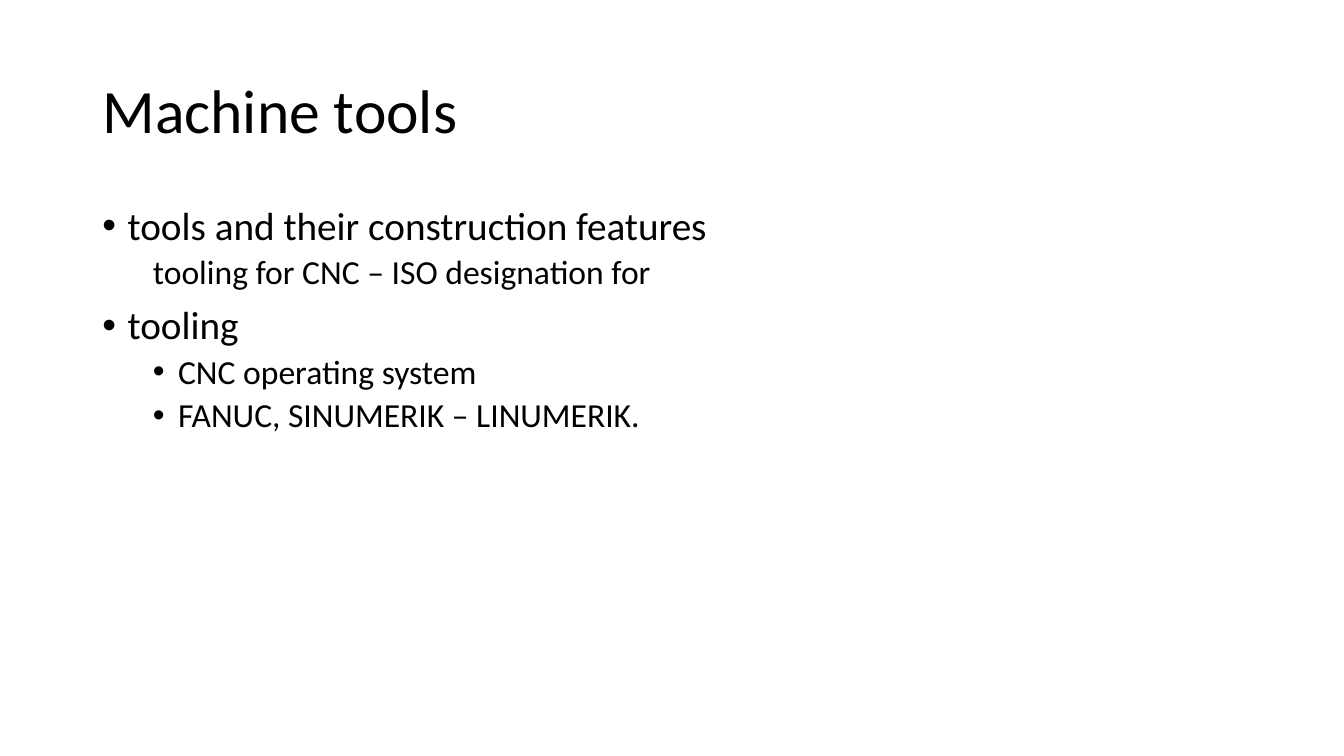
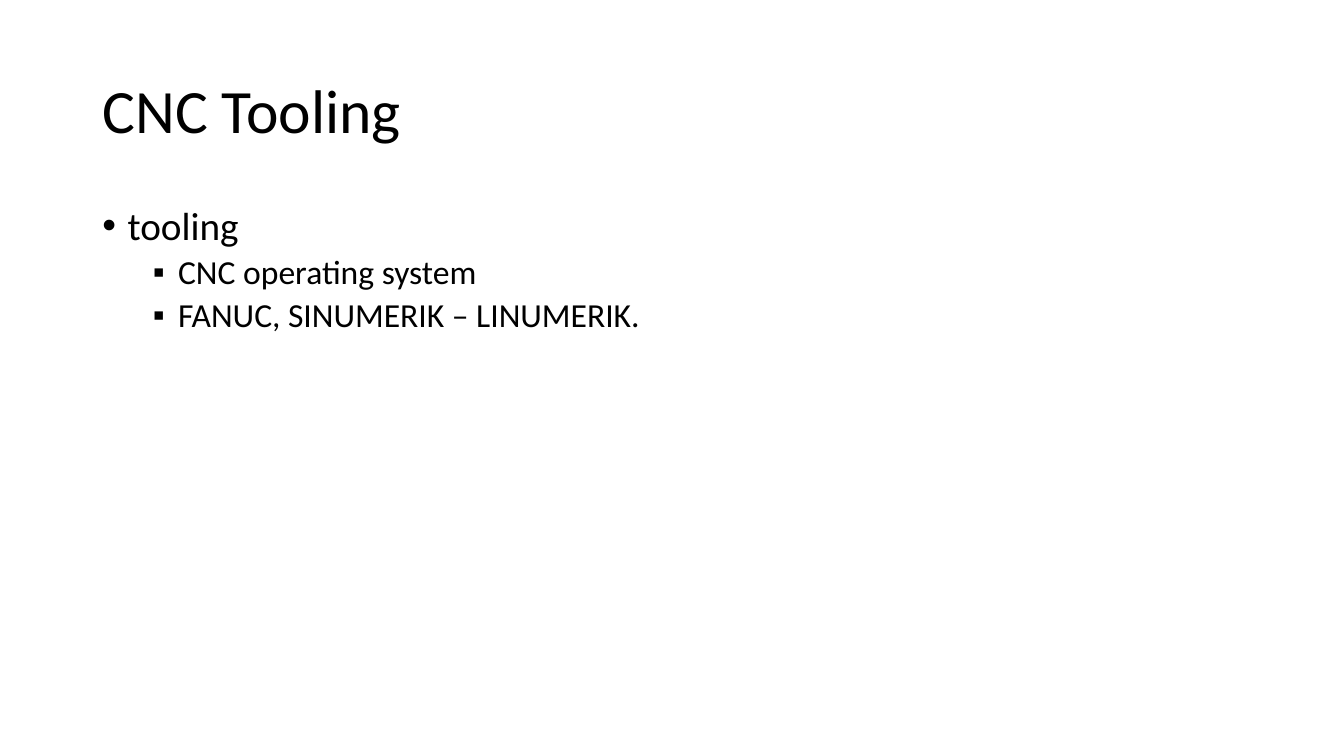
Before and after one commit to Jinny-Ching/cad_cam_course, a slide deck: slide 91 of CAD_CAM.pptx (slide 87 before the commit). Drawn at 1344x756 pixels with LibreOffice and Linux fonts; fonts in the diff are those of the drawing. Boxes give left, top, right and bottom in pixels: in the first picture for what was removed or moved away, otherwise in the second. Text is boxed around its words. In the diff, an @@ line names an element or a change of style, - is before the commit and + after.

```diff
--- a/CAD_CAM.pptx
+++ b/CAD_CAM.pptx
@@ title at [102, 90, 401, 144]: text changed @@
-Machine tools
+CNC Tooling
@@ text at [128, 212, 706, 290]: paragraphs removed @@
-• tools and their construction features
-  tooling for CNC – ISO designation for
@@ text at [178, 261, 639, 331]: bullet • to ▪ @@
```
Also in this commit, not shown: 4 slides added.
